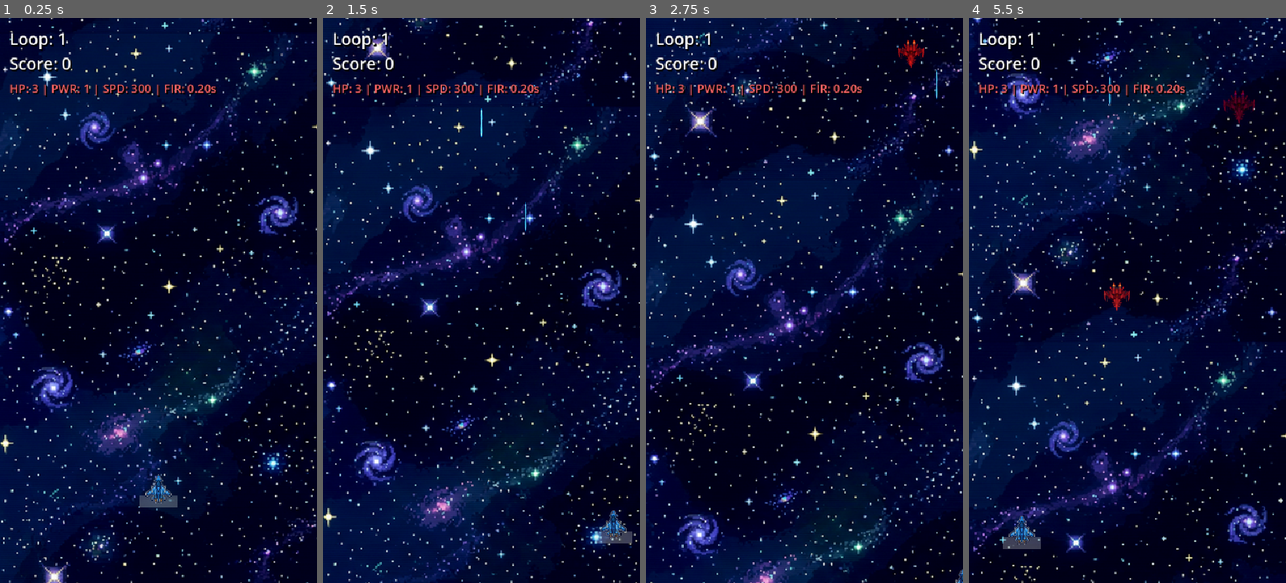
Above: before the commit, frames 1-4 (left to right).
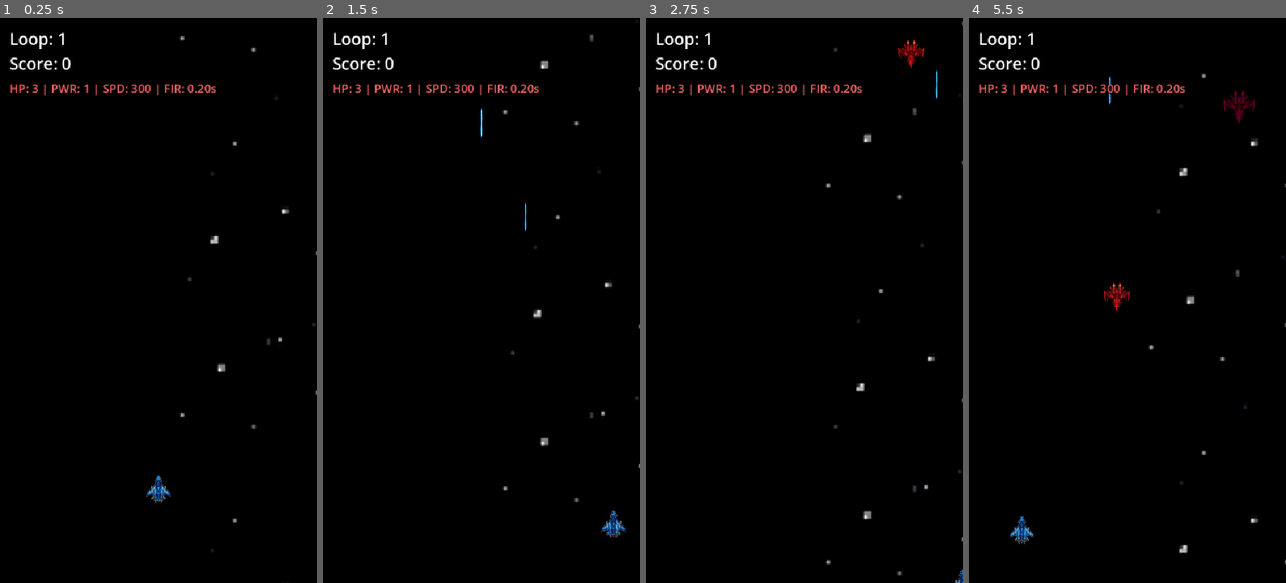
Above: after the commit, the same moments.

Repository: shaumik/prototype_alpha
Game: Godot game, scene res://scenes/Main.tscn
Two runs of this game, one before a commit and one after it. Both use one fixed random seed, a clock stepped at 60 frames per second and the inputs below.
Inputs:
- Up to frame 1 (0.25 s): no input
- Up to frame 2 (1.5 s): tap Enter (ui_accept) at 0.5, 0.77 s; hold Right (ui_right) 0.53-1.28 s; hold Down (ui_down) from 1.28 s (still down)
- Up to frame 3 (2.75 s): tap Enter (ui_accept) at 1.52 s; release Down (ui_down) at 2.03 s; hold Right (ui_right) from 2.03 s (still down)
- Up to frame 4 (5.5 s): release Right (ui_right) at 2.78 s; hold Up (ui_up) 2.78-3.53 s; tap Enter (ui_accept) at 3.02, 3.77, 4.52 s; hold Left (ui_left) 3.53-5.03 s; hold Down (ui_down) from 5.03 s (still down)

The runs differ from the first frame. In frame 1, 88% of the frame differs, in the area x 0-100%, y 0-100%; in frame 2, 88%; in frame 3, 88%; in frame 4, 89%.

Commit message:
Fixx UI issues

Diff:
--- a/project.godot
+++ b/project.godot
@@ -20,6 +20,7 @@
 window/size/viewport_width=540
 window/size/viewport_height=960
 window/stretch/mode="canvas_items"
+window/stretch/aspect="expand"
 
 [layer_names]
 
@@ -35,4 +36,5 @@
 
 [rendering]
 
+environment/defaults/default_clear_color=Color(0, 0, 0, 1)
 textures/vram_compression/import_etc2_astc=true
--- a/scenes/background.tscn
+++ b/scenes/background.tscn
@@ -7,8 +7,9 @@
 script = ExtResource("1_bg")
 
 [node name="ParallaxLayer" type="ParallaxLayer" parent="."]
-motion_mirroring = Vector2(0, 1024)
+motion_mirroring = Vector2(0, 1280)
 
 [node name="Sprite2D" type="Sprite2D" parent="ParallaxLayer"]
 texture = ExtResource("2_bg")
 centered = false
+scale = Vector2(2, 2)
Binary file changed: assets/background.png
Binary file changed: assets/player_base.png
Binary file changed: assets/player_full.png
Binary file changed: assets/player_spread.png
Not shown, added: remove_player_bg.py
